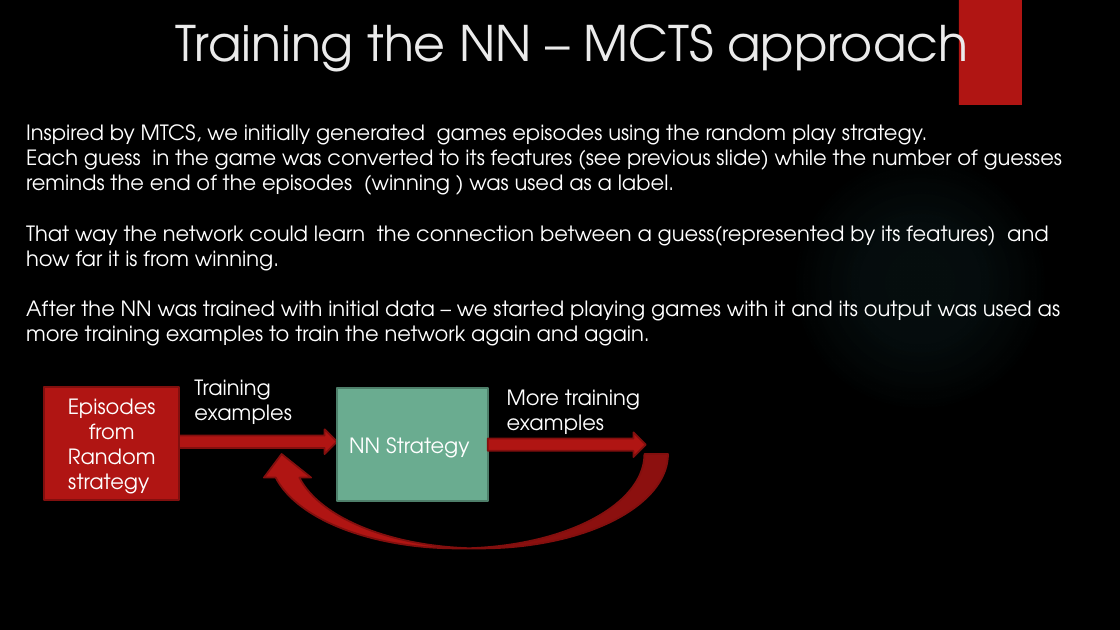
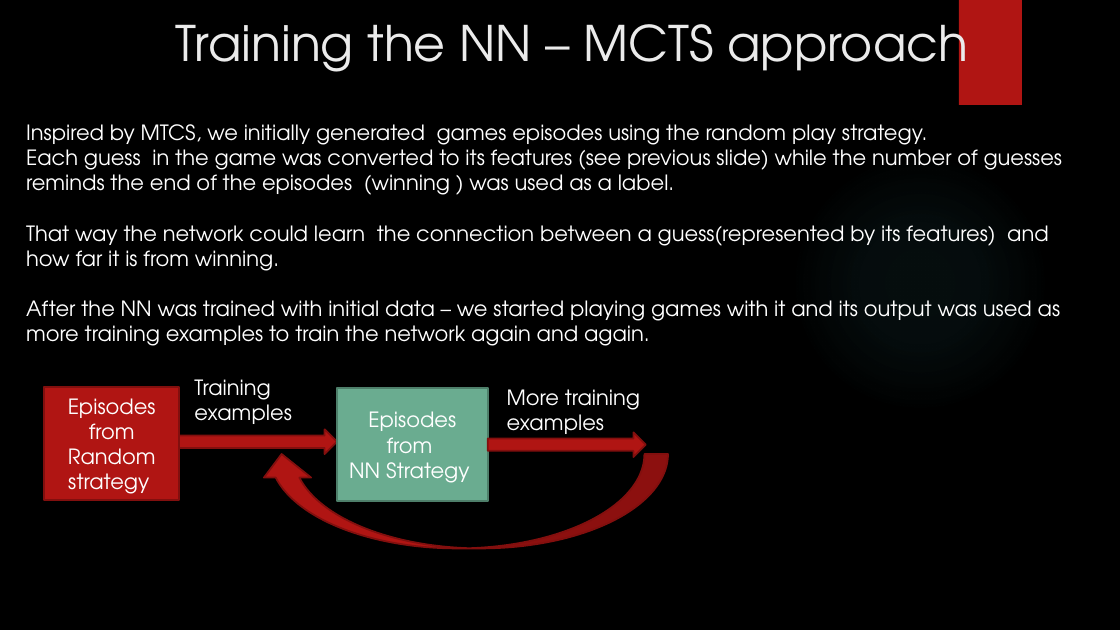
Before and after one commit to gilsh2/final_ai_project, a slide deck: slide 12 of ai_final_project_mastermind.pptx. Drawn at 1120x630 pixels with LibreOffice and Linux fonts; fonts in the diff are those of the drawing; background and template pictures are left out. Boxes give left, top, right and bottom in pixels: in the first picture for what was removed or moved away, otherwise in the second. Text is boxed around its words. In the diff, an @@ line names an element or a change of style, - is before the commit and + after.

```diff
--- a/ai_final_project_mastermind.pptx
+++ b/ai_final_project_mastermind.pptx
@@ text in rectangle at [368,411,456,463]: paragraph added @@
+Episodes from
```
Also in this commit, not shown: 2 other slides changed, 1 other file.
